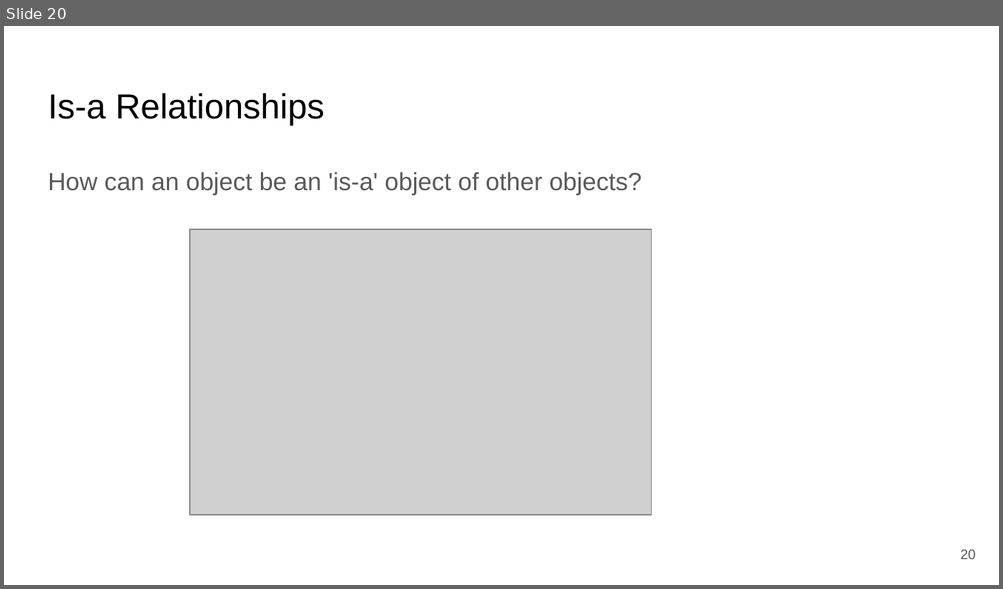
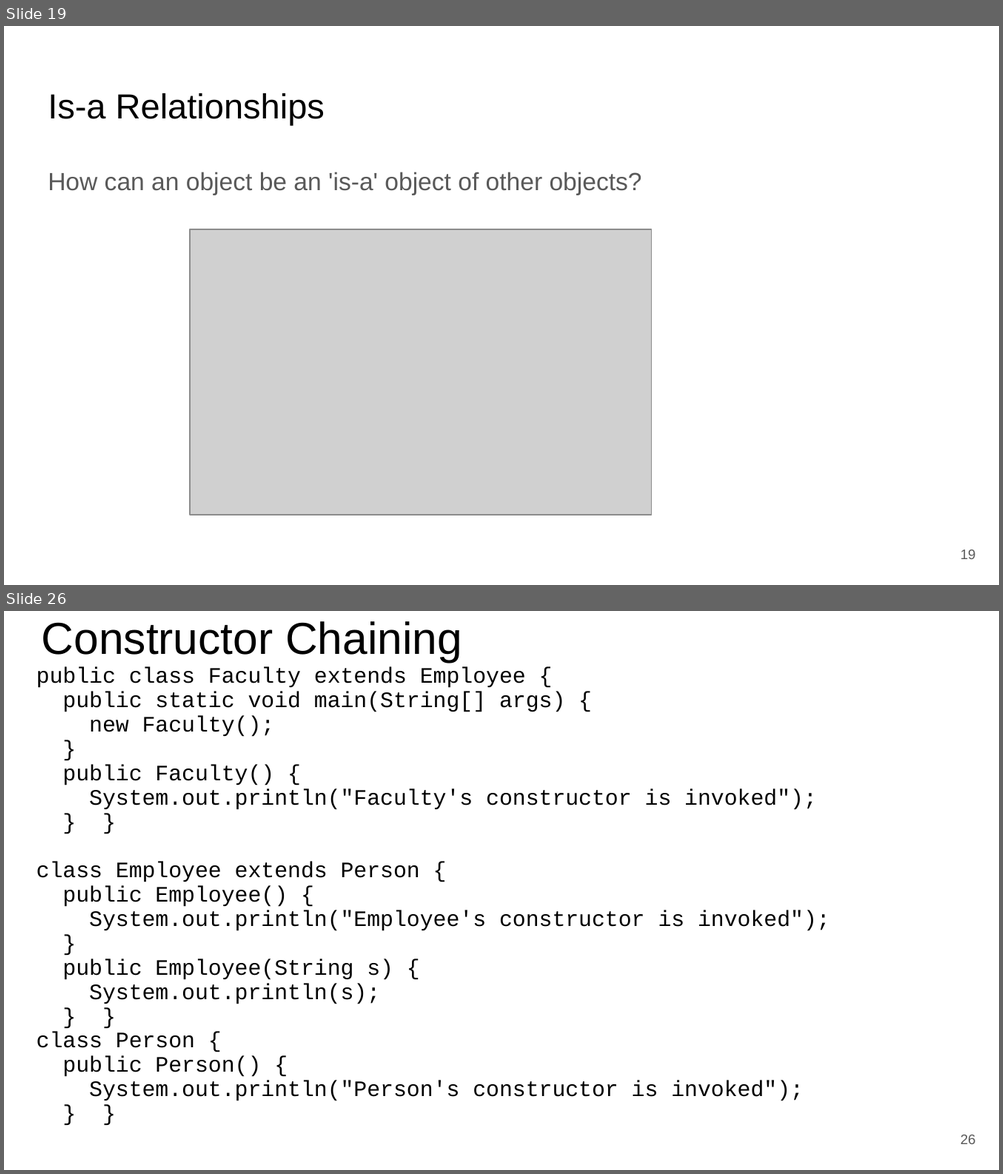
Before and after one commit to saeedsiddik/OOP_2025, a slide deck: Object Oriented Thoughts.pptx. Shown one above the other, each under a label of ours: slide 20 before the commit, slides 19 and 26 after it; the slides between them are not shown. The pictures are 1003x589 and 1003x1174 pixels, drawn with LibreOffice and Linux fonts; fonts in the diff are those of the drawing; grey boxes stand for pictures. Boxes give left, top, right and bottom in pixels: in the first picture for what was removed or moved away, otherwise in the second. Text is boxed around its words. In the diff, an @@ line names an element or a change of style, - is before the commit and + after.

Commit message:
Added method overloading, construction chaining, and others

```diff
--- a/Object Oriented Thoughts.pptx
+++ b/Object Oriented Thoughts.pptx
@@ slide 26 added at [4,611,999,1170], background #FFFFFF @@
@@ title added at [42,621,462,662], 32.4 pt, text #000000 @@
+Constructor Chaining
@@ text added at [37,667,830,1102], 16 pt, text #000000 @@
+public class Faculty extends Employee {
+public static void main(String[] args) {
+new Faculty();
+}
+public Faculty() {
+System.out.println("Faculty's constructor is invoked");
+} }
+class Employee extends Person {
+public Employee() {
+System.out.println("Employee's constructor is invoked");
+}
+public Employee(String s) {
+System.out.println(s);
+} }
+class Person {
+public Person() {
+System.out.println("Person's constructor is invoked");
+} }
@@ page number added at [960,1135,976,1145], 10 pt, text #595959 @@
+26
@@ what was slide 20 is now slide 19 @@
@@ page number at [960,550,976,560]: text changed @@
-20
+19
```
Also in this commit, not shown: 4 slides changed, 29 other slides added, 3 slides removed.
